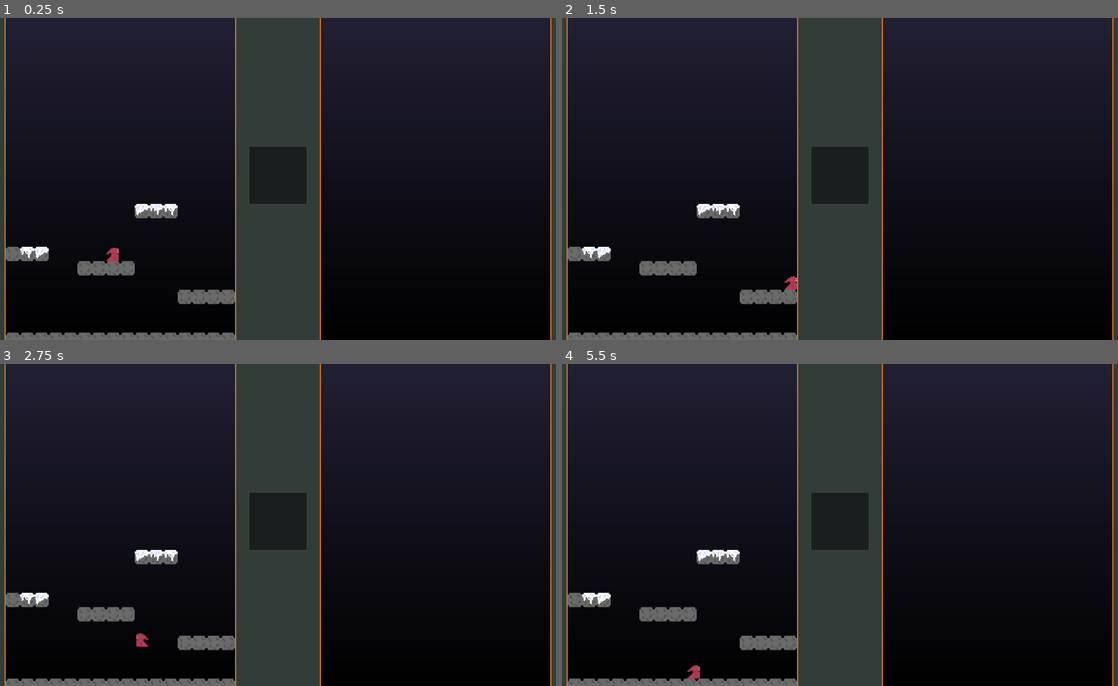
Above: before the commit, frames 1-4 (two rows, left to right).
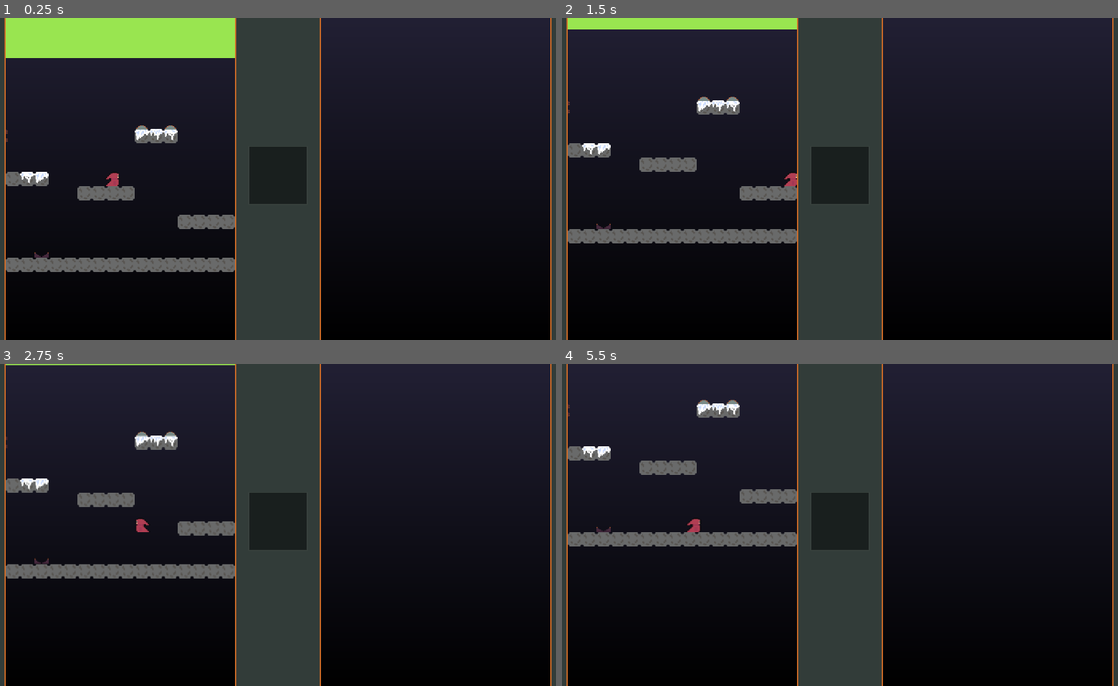
Above: after the commit, the same moments.

Repository: NaetharuCodes/TowerPlatformer
Game: Godot game, scene res://scenes/levels/sandbox.tscn
Two runs of this game, one before a commit and one after it. Both use one fixed random seed, a clock stepped at 60 frames per second and the inputs below.
Inputs:
- Up to frame 1 (0.25 s): no input
- Up to frame 2 (1.5 s): tap Enter at 0.5 s; hold D (move_right) from 0.53 s (still down); tap Space (jump) at 0.77 s
- Up to frame 3 (2.75 s): tap Space (jump) at 1.52 s; release D (move_right) at 2.03 s; hold A (move_left) from 2.03 s (still down)
- Up to frame 4 (5.5 s): release A (move_left) at 2.78 s; hold D (move_right) 2.78-4.28 s; tap Space (jump) at 3.02, 3.77, 4.52 s; hold A (move_left) 4.28-5.03 s; hold D (move_right) from 5.03 s (still down)

The runs differ from the first frame. In frame 1, 10% of the frame differs, in the area x 1-43%, y 0-100%; in frame 2, 7.5%; in frame 3, 6.2%; in frame 4, 6.1%.

Commit message:
Add traps

Diff:
--- a/project.godot
+++ b/project.godot
@@ -18,8 +18,8 @@
 
 window/size/viewport_width=640
 window/size/viewport_height=360
-window/size/window_width_override=1280
-window/size/window_height_override=720
+window/size/window_width_override=1920
+window/size/window_height_override=1080
 window/stretch/mode="canvas_items"
 window/stretch/aspect="expand"
 
@@ -56,6 +56,7 @@
 2d_physics/layer_1="ground"
 2d_physics/layer_2="player"
 2d_physics/layer_3="enemy"
+2d_physics/layer_4="zone"
 
 [physics]
 
--- a/scenes/levels/sandbox.tscn
+++ b/scenes/levels/sandbox.tscn
@@ -2,8 +2,13 @@
 
 [ext_resource type="Texture2D" uid="uid://bnvp4injtpi5i" path="res://assets/sprites/background.png" id="1_6ivci"]
 [ext_resource type="Texture2D" uid="uid://hkt14sdc4tn" path="res://assets/sprites/ui-frame.png" id="2_h320y"]
+[ext_resource type="Script" uid="uid://l312bg2bmyp0" path="res://scripts/camera_2d.gd" id="3_b4sxl"]
 [ext_resource type="Texture2D" uid="uid://dpxgk0176y3yi" path="res://assets/sprites/tiles.png" id="3_xf1sy"]
 [ext_resource type="PackedScene" uid="uid://bv4xwqemgsnuq" path="res://scenes/player.tscn" id="4_a64th"]
+[ext_resource type="PackedScene" uid="uid://cxli2vjwvvs5h" path="res://scenes/win_zone.tscn" id="6_qm7gn"]
+[ext_resource type="PackedScene" uid="uid://dh78xuf268ekv" path="res://scenes/traps/buzz_saw.tscn" id="7_ea3gy"]
+[ext_resource type="PackedScene" uid="uid://o4w6m4l3rb4j" path="res://scenes/traps/bear_trap.tscn" id="8_harsw"]
+[ext_resource type="PackedScene" uid="uid://di1wfyuu6i0bi" path="res://scenes/traps/dart_shooter.tscn" id="9_uq7s3"]
 
 [sub_resource type="RectangleShape2D" id="RectangleShape2D_kuroa"]
 size = Vector2(16, 360)
@@ -26,6 +31,9 @@
 physics_layer_0/collision_layer = 1
 physics_layer_0/collision_mask = 6
 sources/0 = SubResource("TileSetAtlasSource_a64th")
+
+[sub_resource type="RectangleShape2D" id="RectangleShape2D_yjtbf"]
+size = Vector2(143, 17)
 
 [node name="Sandbox" type="Node2D" unique_id=322420430]
 
@@ -62,8 +70,10 @@
 size = Vector2i(288, 360)
 render_target_update_mode = 4
 
-[node name="Camera2D" type="Camera2D" parent="Viewports/LeftSVPContainer/SubViewportLeft" unique_id=1219212091]
+[node name="Camera2D" type="Camera2D" parent="Viewports/LeftSVPContainer/SubViewportLeft" unique_id=1219212091 node_paths=PackedStringArray("player")]
 position = Vector2(144, 180)
+script = ExtResource("3_b4sxl")
+player = NodePath("../Player")
 
 [node name="StaticWalls" type="StaticBody2D" parent="Viewports/LeftSVPContainer/SubViewportLeft/Camera2D" unique_id=1604038606]
 
@@ -81,3 +91,26 @@
 
 [node name="Player" parent="Viewports/LeftSVPContainer/SubViewportLeft" unique_id=1515628199 instance=ExtResource("4_a64th")]
 position = Vector2(135, 264)
+
+[node name="WinZone" parent="Viewports/LeftSVPContainer/SubViewportLeft" unique_id=1097767784 instance=ExtResource("6_qm7gn")]
+position = Vector2(16, 1)
+
+[node name="BuzzSaw" parent="Viewports/LeftSVPContainer/SubViewportLeft" unique_id=912959823 instance=ExtResource("7_ea3gy")]
+position = Vector2(168, 201)
+
+[node name="BuzzSaw2" parent="Viewports/LeftSVPContainer/SubViewportLeft" unique_id=1573138333 instance=ExtResource("7_ea3gy")]
+position = Vector2(200, 201)
+
+[node name="BearTrap" parent="Viewports/LeftSVPContainer/SubViewportLeft" unique_id=71900557 instance=ExtResource("8_harsw")]
+position = Vector2(56, 344)
+collision_layer = 4
+collision_mask = 2
+
+[node name="DartShooter" parent="Viewports/LeftSVPContainer/SubViewportLeft" unique_id=2143644452 instance=ExtResource("9_uq7s3")]
+position = Vector2(23, 216)
+
+[node name="CollisionShape2D" parent="Viewports/LeftSVPContainer/SubViewportLeft/DartShooter" index="0" unique_id=1101334259]
+position = Vector2(65.5, 0.5)
+shape = SubResource("RectangleShape2D_yjtbf")
+
+[editable path="Viewports/LeftSVPContainer/SubViewportLeft/DartShooter"]
--- /dev/null
+++ b/scenes/traps/bear_trap.tscn
@@ -0,0 +1,82 @@
+[gd_scene format=3 uid="uid://o4w6m4l3rb4j"]
+
+[ext_resource type="Script" uid="uid://c3fgm47018gb6" path="res://scripts/bear_trap.gd" id="1_itaaf"]
+[ext_resource type="Texture2D" uid="uid://bn05u4xg0kvml" path="res://assets/sprites/bear_trap.png" id="2_8md6y"]
+
+[sub_resource type="RectangleShape2D" id="RectangleShape2D_wvy04"]
+size = Vector2(14, 6)
+
+[sub_resource type="AtlasTexture" id="AtlasTexture_wvy04"]
+atlas = ExtResource("2_8md6y")
+region = Rect2(144, 0, 48, 48)
+
+[sub_resource type="AtlasTexture" id="AtlasTexture_77748"]
+atlas = ExtResource("2_8md6y")
+region = Rect2(0, 0, 48, 48)
+
+[sub_resource type="AtlasTexture" id="AtlasTexture_r500n"]
+atlas = ExtResource("2_8md6y")
+region = Rect2(0, 0, 48, 48)
+
+[sub_resource type="AtlasTexture" id="AtlasTexture_o1pqd"]
+atlas = ExtResource("2_8md6y")
+region = Rect2(48, 0, 48, 48)
+
+[sub_resource type="AtlasTexture" id="AtlasTexture_84m70"]
+atlas = ExtResource("2_8md6y")
+region = Rect2(96, 0, 48, 48)
+
+[sub_resource type="AtlasTexture" id="AtlasTexture_uj225"]
+atlas = ExtResource("2_8md6y")
+region = Rect2(144, 0, 48, 48)
+
+[sub_resource type="SpriteFrames" id="SpriteFrames_77748"]
+animations = [{
+"frames": [{
+"duration": 1.0,
+"texture": SubResource("AtlasTexture_wvy04")
+}],
+"loop": 1,
+"name": &"closed",
+"speed": 5.0
+}, {
+"frames": [{
+"duration": 1.0,
+"texture": SubResource("AtlasTexture_77748")
+}],
+"loop": 1,
+"name": &"idle",
+"speed": 5.0
+}, {
+"frames": [{
+"duration": 1.0,
+"texture": SubResource("AtlasTexture_r500n")
+}, {
+"duration": 1.0,
+"texture": SubResource("AtlasTexture_o1pqd")
+}, {
+"duration": 1.0,
+"texture": SubResource("AtlasTexture_84m70")
+}, {
+"duration": 1.0,
+"texture": SubResource("AtlasTexture_uj225")
+}],
+"loop": 0,
+"name": &"snap",
+"speed": 15.0
+}]
+
+[node name="BearTrap" type="Area2D" unique_id=71900557]
+script = ExtResource("1_itaaf")
+
+[node name="CollisionShape2D" type="CollisionShape2D" parent="." unique_id=1539905076]
+position = Vector2(0, 5)
+shape = SubResource("RectangleShape2D_wvy04")
+
+[node name="AnimatedSprite2D" type="AnimatedSprite2D" parent="." unique_id=114772967]
+sprite_frames = SubResource("SpriteFrames_77748")
+animation = &"snap"
+frame = 3
+frame_progress = 1.0
+
+[connection signal="body_entered" from="." to="." method="_on_body_entered"]
--- /dev/null
+++ b/scenes/traps/buzz_saw.tscn
@@ -0,0 +1,46 @@
+[gd_scene format=3 uid="uid://dh78xuf268ekv"]
+
+[ext_resource type="Script" uid="uid://ckr5rnfcadiur" path="res://scripts/buzz_saw.gd" id="1_m0wrp"]
+[ext_resource type="Texture2D" uid="uid://bbfu834lax66e" path="res://assets/sprites/traps-Sheet.png" id="2_sir16"]
+
+[sub_resource type="CapsuleShape2D" id="CapsuleShape2D_bwt10"]
+radius = 4.0
+height = 12.0
+
+[sub_resource type="AtlasTexture" id="AtlasTexture_w013l"]
+atlas = ExtResource("2_sir16")
+region = Rect2(0, 0, 48, 48)
+
+[sub_resource type="AtlasTexture" id="AtlasTexture_ythet"]
+atlas = ExtResource("2_sir16")
+region = Rect2(240, 0, 48, 48)
+
+[sub_resource type="SpriteFrames" id="SpriteFrames_kuroa"]
+animations = [{
+"frames": [{
+"duration": 1.0,
+"texture": SubResource("AtlasTexture_w013l")
+}, {
+"duration": 1.0,
+"texture": SubResource("AtlasTexture_ythet")
+}],
+"loop": 1,
+"name": &"buzz",
+"speed": 5.0
+}]
+
+[node name="BuzzSaw" type="Area2D" unique_id=912959823]
+collision_layer = 4
+collision_mask = 2
+script = ExtResource("1_m0wrp")
+
+[node name="CollisionShape2D" type="CollisionShape2D" parent="." unique_id=1312215665]
+position = Vector2(0, 8)
+rotation = 1.5707964
+shape = SubResource("CapsuleShape2D_bwt10")
+
+[node name="AnimatedSprite2D" type="AnimatedSprite2D" parent="." unique_id=1369876407]
+sprite_frames = SubResource("SpriteFrames_kuroa")
+animation = &"buzz"
+
+[connection signal="body_entered" from="." to="." method="_on_body_entered"]
--- /dev/null
+++ b/scenes/traps/dart.tscn
@@ -0,0 +1,3 @@
+[gd_scene format=3 uid="uid://ccbvkub87gpd6"]
+
+[node name="Dart" type="Node2D" unique_id=1118163535]
--- /dev/null
+++ b/scenes/traps/dart_shooter.tscn
@@ -0,0 +1,68 @@
+[gd_scene format=3 uid="uid://di1wfyuu6i0bi"]
+
+[ext_resource type="Texture2D" uid="uid://bwsb8vctog1m5" path="res://assets/sprites/dart_shooter.png" id="1_b1535"]
+[ext_resource type="Script" uid="uid://d04fc7vlna8de" path="res://scripts/dart_shooter.gd" id="1_yjtbf"]
+
+[sub_resource type="RectangleShape2D" id="RectangleShape2D_54d2l"]
+size = Vector2(72, 14)
+
+[sub_resource type="AtlasTexture" id="AtlasTexture_yjtbf"]
+atlas = ExtResource("1_b1535")
+region = Rect2(16, 16, 16, 16)
+
+[sub_resource type="AtlasTexture" id="AtlasTexture_lhi2t"]
+atlas = ExtResource("1_b1535")
+region = Rect2(16, 16, 16, 16)
+
+[sub_resource type="AtlasTexture" id="AtlasTexture_nn74p"]
+atlas = ExtResource("1_b1535")
+region = Rect2(64, 16, 16, 16)
+
+[sub_resource type="SpriteFrames" id="SpriteFrames_kuroa"]
+animations = [{
+"frames": [{
+"duration": 1.0,
+"texture": SubResource("AtlasTexture_yjtbf")
+}],
+"loop": 1,
+"name": &"idle",
+"speed": 5.0
+}, {
+"frames": [{
+"duration": 1.0,
+"texture": SubResource("AtlasTexture_lhi2t")
+}, {
+"duration": 1.0,
+"texture": SubResource("AtlasTexture_nn74p")
+}, {
+"duration": 1.0,
+"texture": SubResource("AtlasTexture_lhi2t")
+}, {
+"duration": 1.0,
+"texture": SubResource("AtlasTexture_nn74p")
+}, {
+"duration": 1.0,
+"texture": SubResource("AtlasTexture_lhi2t")
+}],
+"loop": 0,
+"name": &"shoot",
+"speed": 10.0
+}]
+
+[node name="DartShooter" type="Area2D" unique_id=2143644452]
+collision_layer = 4
+collision_mask = 2
+script = ExtResource("1_yjtbf")
+rate_of_fire = 5.0
+
+[node name="CollisionShape2D" type="CollisionShape2D" parent="." unique_id=1101334259]
+position = Vector2(28, 0)
+shape = SubResource("RectangleShape2D_54d2l")
+
+[node name="AnimatedSprite2D" type="AnimatedSprite2D" parent="." unique_id=61292308]
+sprite_frames = SubResource("SpriteFrames_kuroa")
+animation = &"shoot"
+frame = 4
+frame_progress = 1.0
+
+[connection signal="body_entered" from="." to="." method="_on_body_entered"]
--- /dev/null
+++ b/scenes/win_zone.tscn
@@ -0,0 +1,24 @@
+[gd_scene format=3 uid="uid://cxli2vjwvvs5h"]
+
+[ext_resource type="Texture2D" uid="uid://da1lqb3jbibsl" path="res://assets/sprites/win_zone.png" id="1_q11my"]
+[ext_resource type="Script" uid="uid://dyla6y1mpa4y6" path="res://scripts/win_zone.gd" id="1_r87n5"]
+
+[sub_resource type="RectangleShape2D" id="RectangleShape2D_kuroa"]
+size = Vector2(256, 128)
+
+[node name="WinZone" type="Area2D" unique_id=1097767784]
+z_index = -1
+collision_layer = 8
+collision_mask = 2
+script = ExtResource("1_r87n5")
+
+[node name="CollisionShape2D" type="CollisionShape2D" parent="." unique_id=854904027]
+position = Vector2(128, 64)
+shape = SubResource("RectangleShape2D_kuroa")
+
+[node name="TextureRect" type="TextureRect" parent="." unique_id=892916379]
+offset_right = 40.0
+offset_bottom = 40.0
+texture = ExtResource("1_q11my")
+
+[connection signal="body_entered" from="." to="." method="_on_body_entered"]
--- /dev/null
+++ b/scripts/bear_trap.gd
@@ -0,0 +1,16 @@
+extends Area2D
+
+enum TrapState {PRIMED, SPRUNG}
+var trap_state = TrapState.PRIMED
+
+@onready var sprite: AnimatedSprite2D = $AnimatedSprite2D
+
+func _ready() -> void:
+	sprite.play("idle")
+
+func _on_body_entered(body: Node2D) -> void:
+
+	if trap_state == TrapState.PRIMED:
+		trap_state = TrapState.SPRUNG
+		print("you sprung the trap")
+		sprite.play("snap")
--- /dev/null
+++ b/scripts/buzz_saw.gd
@@ -0,0 +1,4 @@
+extends Area2D
+
+func _on_body_entered(body: Node2D) -> void:
+	print("you got buzz sawed")
--- /dev/null
+++ b/scripts/camera_2d.gd
@@ -0,0 +1,7 @@
+extends Camera2D
+
+@export var player: Player
+
+# Called every frame. 'delta' is the elapsed time since the previous frame.
+func _process(delta: float) -> void:
+	position.y = player.position.y
--- /dev/null
+++ b/scripts/dart_shooter.gd
@@ -0,0 +1,13 @@
+extends Area2D
+
+@export var rate_of_fire: float = 2.0
+var shot_timer = 0.0
+
+func _process(delta: float) -> void:
+	if shot_timer > 0:
+		shot_timer -= delta
+
+func _on_body_entered(body: Node2D) -> void:
+	if shot_timer <= 0:
+		print("dart shooter tripped")
+		shot_timer = rate_of_fire
--- a/scripts/player.gd
+++ b/scripts/player.gd
@@ -1,4 +1,5 @@
 extends CharacterBody2D
+class_name Player
 
 enum Facing {LEFT, RIGHT}
 var facing: Facing = Facing.LEFT
--- /dev/null
+++ b/scripts/win_zone.gd
@@ -0,0 +1,4 @@
+extends Area2D
+
+func _on_body_entered(body: Node2D) -> void:
+	print("You win")
Binary file added: assets/sprites/bear_trap.png
Not shown, added: assets/sprites/bear_trap.png.import
Binary file added: assets/sprites/dart_shooter.png
Not shown, added: assets/sprites/dart_shooter.png.import
Binary file added: assets/sprites/traps-Sheet.png
Not shown, added: assets/sprites/traps-Sheet.png.import
Binary file added: assets/sprites/win_zone.png
Not shown, added: assets/sprites/win_zone.png.import
Not shown, added: scripts/bear_trap.gd.uid
Not shown, added: scripts/buzz_saw.gd.uid
Not shown, added: scripts/camera_2d.gd.uid
Not shown, added: scripts/dart_shooter.gd.uid
(and 1 more such lines)
